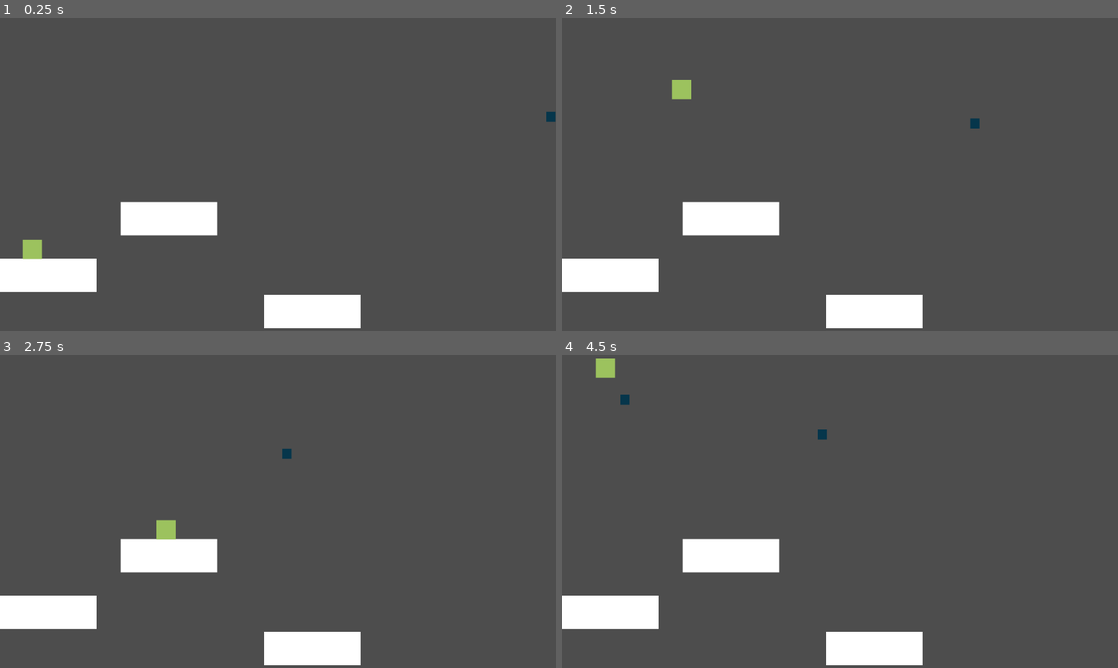
Above: before the commit, frames 1-4 (two rows, left to right).
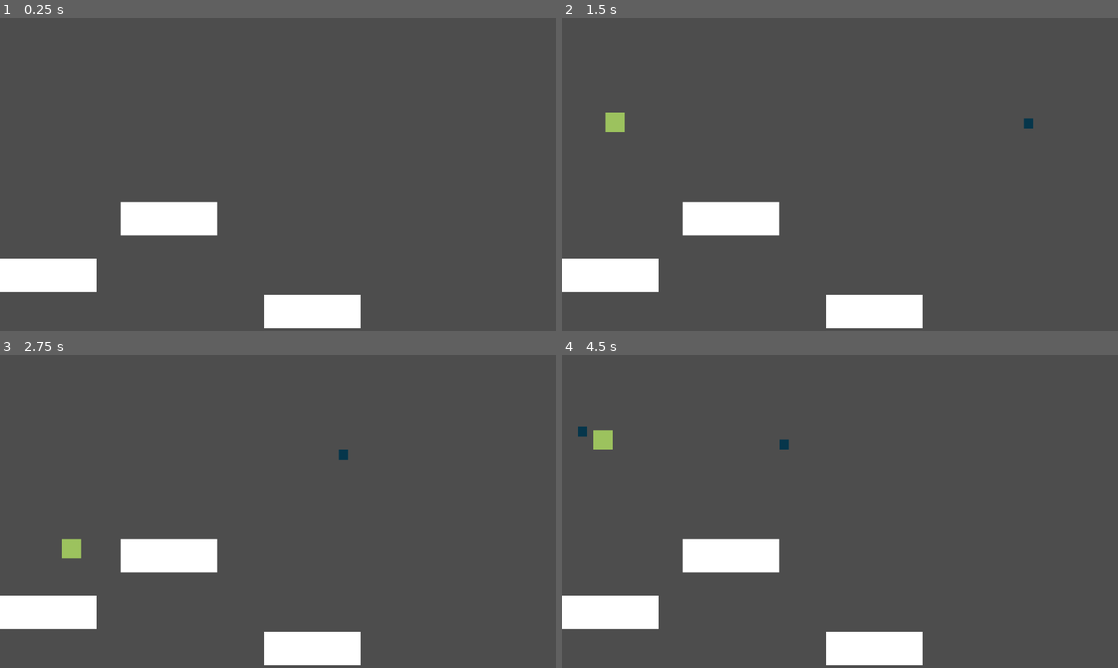
Above: after the commit, the same moments.

Repository: ClementRivaille/jumping-frogs
Game: Godot game, scene res://Main.tscn
The game is run twice, just before and just after one commit, with the same random seed, the same clock (stepped at 60 frames per second) and the same inputs.
Inputs (mouse positions are in pixels of both pictures, inside the frame that each line leads up to):
- Up to frame 1 (0.25 s): no input
- Up to frame 2 (1.5 s): tap Enter (ui_accept) at 0.5 s; drag from (612, 274) to (895, 105) at 0.52 s; drag from (728, 218) to (812, 237) at 1.27 s
- Up to frame 3 (2.75 s): move the mouse to (311, 649) at 2.02 s; hold Enter (ui_accept) from 2.03 s (still down); click (311, 649) at 2.17 s
- Up to frame 4 (4.5 s): release Enter (ui_accept) at 2.75 s; drag from (812, 574) to (673, 464) at 2.77 s; move the mouse to (1006, 558) at 3.52 s; hold Enter (ui_accept) 3.53-4.25 s; click (1006, 558) at 3.67 s; drag from (673, 464) to (756, 433) at 4.27 s

The runs differ from the first frame. In frame 1, 0.3% of the frame differs, in the area x 4-100%, y 30-78%; in frame 2, 0.6%; in frame 3, 0.6%; in frame 4, 0.7%, in the area x 2-48%, y 1-31%.

Commit message:
feat: frog entering

Diff:
--- a/Main.tscn
+++ b/Main.tscn
@@ -1,10 +1,13 @@
-[gd_scene load_steps=8 format=3 uid="uid://er6dpfspguc0"]
+[gd_scene load_steps=12 format=3 uid="uid://er6dpfspguc0"]
 
 [ext_resource type="PackedScene" uid="uid://cw64bi4h4q7br" path="res://scenes/Frog.tscn" id="1_dn6oc"]
 [ext_resource type="PackedScene" uid="uid://crje4f4x3w0f0" path="res://scenes/Platform.tscn" id="2_gr0qy"]
 [ext_resource type="Script" path="res://scripts/FliesSpawner.gd" id="3_4bvrc"]
 [ext_resource type="PackedScene" uid="uid://d3uan07s2wxat" path="res://scenes/Fly.tscn" id="3_gyo8n"]
+[ext_resource type="Script" path="res://scripts/UI.gd" id="4_jfj8j"]
 [ext_resource type="PackedScene" uid="uid://bgja3y0mfnuqr" path="res://scenes/Debug.tscn" id="4_lix75"]
+[ext_resource type="Script" path="res://scripts/FrogManager.gd" id="5_3wxj7"]
+[ext_resource type="PackedScene" uid="uid://0h3vfey740nl" path="res://scenes/StartScreen.tscn" id="5_o8sl8"]
 
 [sub_resource type="PhysicsMaterial" id="PhysicsMaterial_4owon"]
 rough = true
@@ -13,13 +16,10 @@
 [sub_resource type="SegmentShape2D" id="SegmentShape2D_ql2dt"]
 b = Vector2(0, 498)
 
+[sub_resource type="RectangleShape2D" id="RectangleShape2D_0fyud"]
+size = Vector2(1163, 20)
+
 [node name="Main" type="Node2D"]
-
-[node name="Frog" parent="." instance=ExtResource("1_dn6oc")]
-z_index = 1
-position = Vector2(47, 458)
-collision_layer = 2
-VFORCE = 850.0
 
 [node name="Platform" parent="." instance=ExtResource("2_gr0qy")]
 
@@ -57,7 +57,32 @@
 [node name="UI" type="CanvasLayer" parent="."]
 layer = 2
 follow_viewport_enabled = true
+script = ExtResource("4_jfj8j")
+
+[node name="Start" parent="UI" instance=ExtResource("5_o8sl8")]
 
 [node name="Debug" parent="UI" instance=ExtResource("4_lix75")]
+metadata/_edit_lock_ = true
+
+[node name="FrogManager" type="Node2D" parent="."]
+position = Vector2(0, 719.12)
+script = ExtResource("5_3wxj7")
+platform_length = 180.0
+
+[node name="Area2D" type="Area2D" parent="FrogManager"]
+collision_layer = 2
+collision_mask = 2
+
+[node name="CollisionShape2D" type="CollisionShape2D" parent="FrogManager/Area2D"]
+position = Vector2(571.5, 0)
+shape = SubResource("RectangleShape2D_0fyud")
+
+[node name="Frogs" type="Node2D" parent="FrogManager"]
+
+[node name="Frog" parent="FrogManager/Frogs" instance=ExtResource("1_dn6oc")]
+z_index = 1
+position = Vector2(342, -54.12)
+VFORCE = 850.0
 
 [connection signal="timeout" from="FliesSpawner/Timer" to="FliesSpawner" method="_on_timer_timeout"]
+[connection signal="body_entered" from="FrogManager/Area2D" to="FrogManager" method="on_frog_fall"]
--- a/scenes/Frog.tscn
+++ b/scenes/Frog.tscn
@@ -7,9 +7,11 @@
 
 [node name="Frog" type="RigidBody2D"]
 position = Vector2(197, 430)
+collision_layer = 2
 max_contacts_reported = 1
 contact_monitor = true
 lock_rotation = true
+freeze = true
 script = ExtResource("1_0y3sx")
 
 [node name="ColorRect" type="ColorRect" parent="."]
--- a/scenes/Platform.tscn
+++ b/scenes/Platform.tscn
@@ -9,7 +9,7 @@
 [sub_resource type="RectangleShape2D" id="RectangleShape2D_kjp4t"]
 size = Vector2(200, 68)
 
-[node name="Platform" type="StaticBody2D"]
+[node name="Platform" type="StaticBody2D" groups=["platform"]]
 position = Vector2(0, 498)
 input_pickable = true
 physics_material_override = SubResource("PhysicsMaterial_yirm3")
--- /dev/null
+++ b/scenes/StartScreen.tscn
@@ -0,0 +1,9 @@
+[gd_scene format=3 uid="uid://0h3vfey740nl"]
+
+[node name="Start" type="Control"]
+layout_mode = 3
+anchors_preset = 15
+anchor_right = 1.0
+anchor_bottom = 1.0
+grow_horizontal = 2
+grow_vertical = 2
--- a/scripts/FliesSpawner.gd
+++ b/scripts/FliesSpawner.gd
@@ -9,9 +9,11 @@
 var flies_count = 0
 
 @onready var timer: Timer = $Timer
+@onready var store: GameStore = Store
 
 func _ready() -> void:
-  activate()
+  store.game_started.connect(activate)
+  store.game_over.connect(deactivate)
 
 func spawn_fly():
   var fly: Fly = fly_prefab.instantiate()
@@ -32,3 +34,6 @@
 func activate():
   spawn_fly()
   timer.start()
+
+func deactivate():
+  timer.stop()
--- a/scripts/Frog.gd
+++ b/scripts/Frog.gd
@@ -7,9 +7,16 @@
 @onready var joint: PinJoint2D = $PinJoint2D
 @onready var store: GameStore = Store
 
+var reset_position_to := -1.0
+
 func _input(event: InputEvent) -> void:
   if event.is_action_pressed("ui_accept"):
     jump()
+
+func _integrate_forces(state: PhysicsDirectBodyState2D) -> void:
+  if reset_position_to > -1.0:
+    state.transform.origin = Vector2(reset_position_to, state.transform.origin.y)
+    reset_position_to = -1.0
 
 func jump():
   joint.node_b = "."
@@ -23,3 +30,8 @@
     store.catch_fly()
     var fly: Fly = body
     fly.on_catch()
+
+func enter_game(xpos: float):
+  freeze = false
+  reset_position_to = xpos
+  apply_central_impulse(Vector2(0, -1000.0))
--- /dev/null
+++ b/scripts/FrogManager.gd
@@ -0,0 +1,34 @@
+extends Node2D
+class_name FrogManager
+
+@onready var store: GameStore = Store
+
+@export var platform_length := 200.0
+
+var frogs: Array[Frog] = []
+var platforms: Array[Platform] = []
+
+func _ready() -> void:
+  for c in $Frogs.get_children():
+    frogs.push_front(c)
+  for p in get_tree().get_nodes_in_group("platform"):
+    platforms.append(p)
+
+  store.level_up.connect(spawn_frog)
+  store.game_started.connect(spawn_frog)
+
+func spawn_frog():
+  var available_frogs = frogs.filter(func (frog: Frog): return frog.freeze)
+  if available_frogs.size() == 0:
+    return
+  var frog: Frog = available_frogs[0]
+
+  var available_platform: Platform = platforms.pick_random()
+  while available_platform.dragged:
+    available_platform = platforms.pick_random()
+
+  frog.enter_game(available_platform.position.x + platform_length / 2.0)
+
+func on_frog_fall(frog: Frog):
+  frog.set_deferred("freeze", true)
+  store.level_fail()
--- a/scripts/GameStore.gd
+++ b/scripts/GameStore.gd
@@ -6,6 +6,7 @@
 
 var level = 0
 var score = 0
+var game_running = false
 var finished = false
 
 signal score_updated(value: int)
@@ -14,6 +15,7 @@
 signal level_down
 signal complete
 signal game_over
+signal game_started
 
 func catch_fly():
   score += 1
@@ -37,4 +39,9 @@
   level_updated.emit(level)
   level_down.emit()
   if level == 0:
+    game_running = false
     game_over.emit()
+
+func start_game():
+  game_running = true
+  game_started.emit()
--- /dev/null
+++ b/scripts/UI.gd
@@ -0,0 +1,13 @@
+extends CanvasLayer
+class_name UI
+
+@onready var start_screen: Control = $Start
+@onready var store: GameStore = Store
+
+func _input(event: InputEvent) -> void:
+  if event.is_action_pressed("ui_accept") && !store.game_running:
+    start()
+
+func start():
+  store.start_game()
+  start_screen.visible = false
